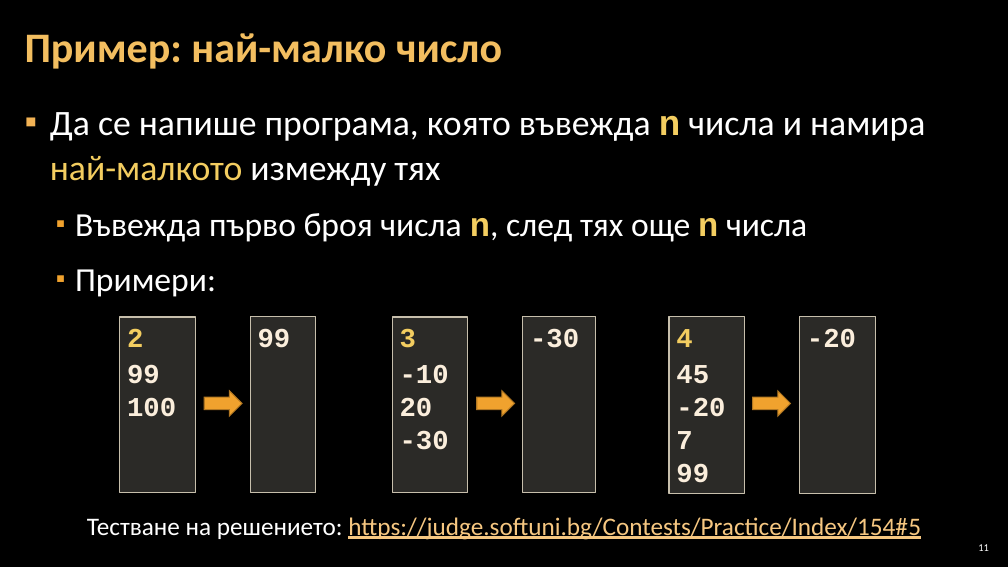
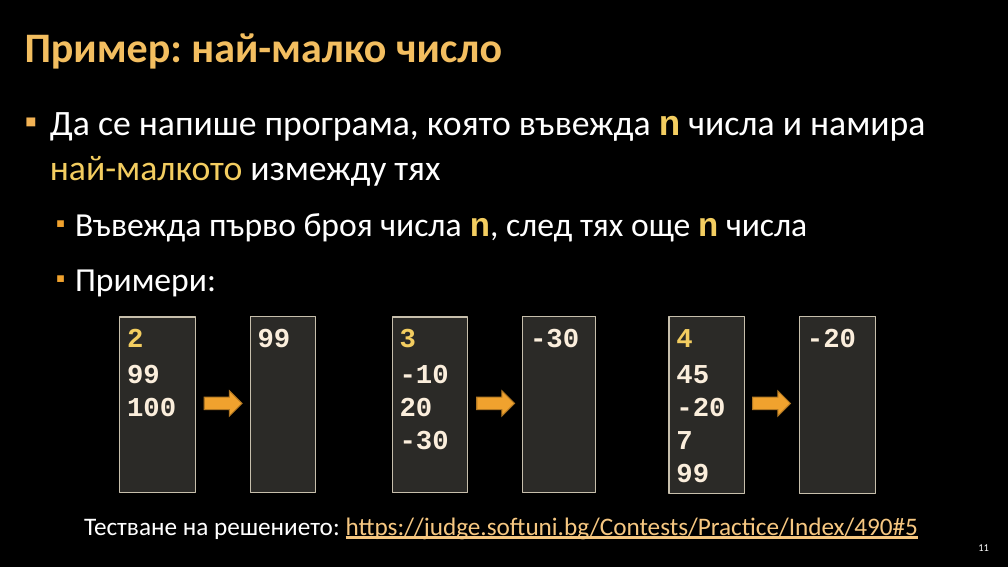
Before and after one commit to Software-University/Python-Basics, a slide deck: slide 11 of 5. Loops/5. Loops.pptx. Drawn at 1008x567 pixels with LibreOffice and Linux fonts; fonts in the diff are those of the drawing; background and template pictures are left out. Boxes give left, top, right and bottom in pixels: in the first picture for what was removed or moved away, otherwise in the second. Text is boxed around its words. In the diff, an @@ line names an element or a change of style, - is before the commit and + after.

```diff
--- a/5. Loops/5. Loops.pptx
+++ b/5. Loops/5. Loops.pptx
@@ text at [84, 517, 918, 540]: text changed @@
-Тестване на решението: https://judge.softuni.bg/Contests/Practice/Index/154#5
+Тестване на решението: https://judge.softuni.bg/Contests/Practice/Index/490#5
```
Also in this commit, not shown: 6 other slides changed, 4 other files.
